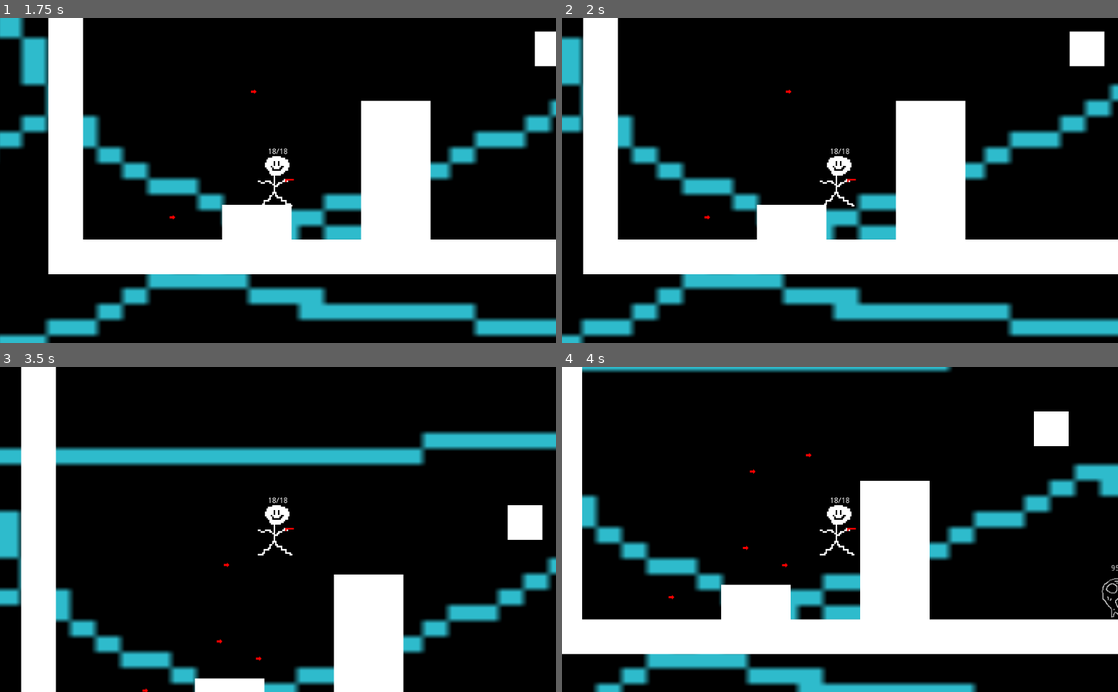
Above: before the commit, frames 1-4 (two rows, left to right).
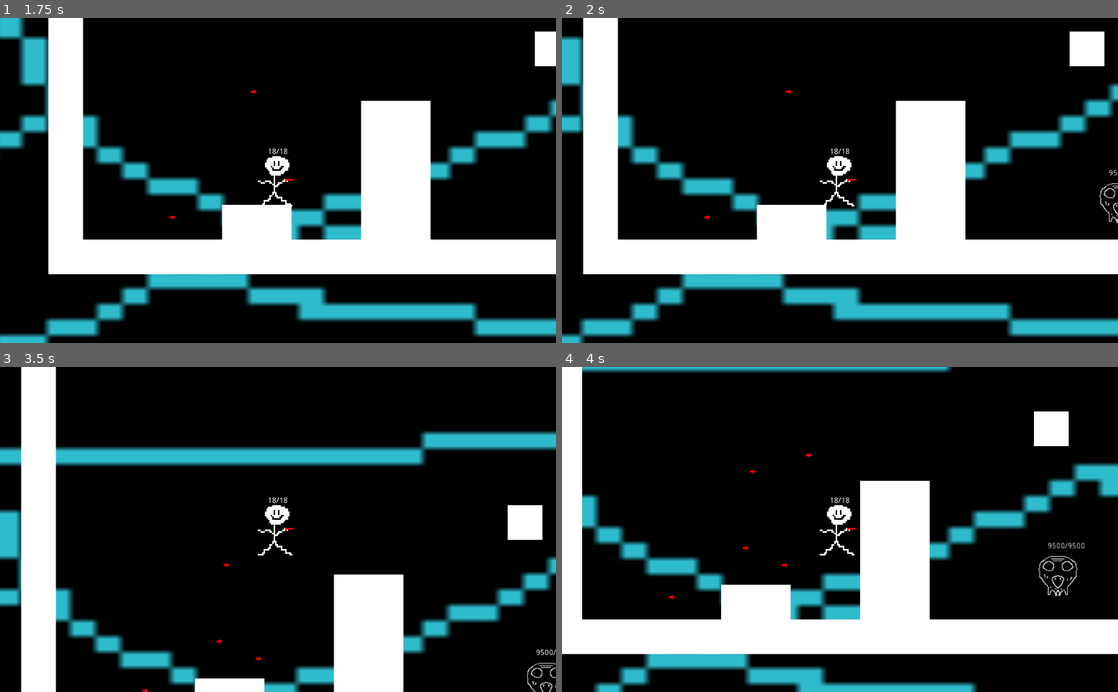
Above: after the commit, the same moments.

Repository: Tsiegmund/Juice-Games-Virtual-Days
Game: Godot game, scene res://source/Levels/MVPLevel.tscn
The game is run twice, just before and just after one commit, with the same random seed, the same clock (stepped at 60 frames per second) and the same inputs.
Inputs (mouse positions are in pixels of both pictures, inside the frame that each line leads up to):
- Up to frame 1 (1.75 s): move the mouse to (400, 164) at 0.52 s; hold D (right) from 0.53 s (still down); click (400, 164) at 0.6 s; tap Up (ui_up) at 0.77, 1.52 s; move the mouse to (166, 196) at 1.27 s; click (166, 196) at 1.35 s
- Up to frame 2 (2 s): keep holding D (right)
- Up to frame 3 (3.5 s): move the mouse to (333, 458) at 2.02 s; release D (right) at 2.03 s; hold A (left) 2.03-2.78 s; click (333, 458) at 2.1 s; move the mouse to (250, 594) at 2.77 s; hold D (right) from 2.78 s (still down); click (250, 594) at 2.85 s; tap Up (ui_up) at 3.02 s
- Up to frame 4 (4 s): keep holding D (right); move the mouse to (1006, 578) at 3.52 s; click (1006, 578) at 3.6 s; tap Up (ui_up) at 3.77 s

Frame 1 is identical in both runs. In frame 2, 0.1% of the frame differs, in the area x 96-100%, y 46-64%; in frame 3, 0.2%; in frame 4, 0.5%, in the area x 85-100%, y 54-78%.
Error before the commit: Invalid set index 'velocity' (on base: 'KinematicBody2D') with value of type 'Vector2'. (res://source/Actors/Actor.gd:49)
Error after the commit: Invalid set index 'velocity' (on base: 'KinematicBody2D (MVPProjectile.gd)') with value of type 'Vector2'. (res://source/Actors/Actor.gd:49)

Commit message:
Trying to save bullet

Diff:
--- a/BabyBoy.gd
+++ b/BabyBoy.gd
@@ -22,22 +22,22 @@
 		velocity.y = 0
 	if velocity.y > 2000:
 		velocity.y = 2000
-	#var state = rng.randi_range(0, 3)
-	# Stay still
-	#if state == 0:
+	var state = rng.randi_range(0, 3)
+#	 Stay still
+	if state == 0:
 		timer.set_wait_time(600)
 	# Right
-	#if state == 1:
-#		velocity.x = -WALK_SPEED
-#		timer.set_wait_time(600)
+	if state == 1:
+		velocity.x = -WALK_SPEED
+		timer.set_wait_time(600)
 	# Left
-	#if state == 2:
-#		velocity.x = WALK_SPEED
-#		timer.set_wait_time(600)
+	if state == 2:
+		velocity.x = WALK_SPEED
+		timer.set_wait_time(600)
 		 # Jump
-	#if state == 3 and is_on_floor():
-#		velocity.y = -JUMP_SPEED
-#		timer.set_wait_time(5)
+	if state == 3 and is_on_floor():
+		velocity.y = -JUMP_SPEED
+		timer.set_wait_time(5)
 
 	var label = get_node("Label")
 	label.text = str(health) + "/" + str(max_health)
--- a/MVPProjectile.gd
+++ b/MVPProjectile.gd
@@ -1,17 +1 @@
-extends RigidBody2D
-
-var projectile_speed = 400
-var life_time = 3
-
-
-func _ready():
-	apply_impulse(Vector2(), Vector2(projectile_speed, 0).rotated(rotation))
-	SelfDestruct()
-
-func SelfDestruct():
-	yield(get_tree().create_timer(life_time), "timeout")
-	queue_free()
-
-
-func _on_Bullet_body_entered(body):
-	self.hide()
+extends KinematicBody2D
--- a/source/Other/Bullet.tscn
+++ b/source/Other/Bullet.tscn
@@ -3,9 +3,7 @@
 [ext_resource path="res://Imgs/projectile.png" type="Texture" id=1]
 [ext_resource path="res://MVPProjectile.gd" type="Script" id=2]
 
-[node name="Bullet" type="RigidBody2D"]
-contacts_reported = 1
-contact_monitor = true
+[node name="Bullet" type="KinematicBody2D"]
 script = ExtResource( 2 )
 
 [node name="CollisionPolygon2D" type="CollisionPolygon2D" parent="."]
@@ -17,5 +15,3 @@
 position = Vector2( 47.5, 11.5 )
 scale = Vector2( 3.96875, 1.71875 )
 texture = ExtResource( 1 )
-
-[connection signal="body_entered" from="." to="." method="_on_Bullet_body_entered"]
